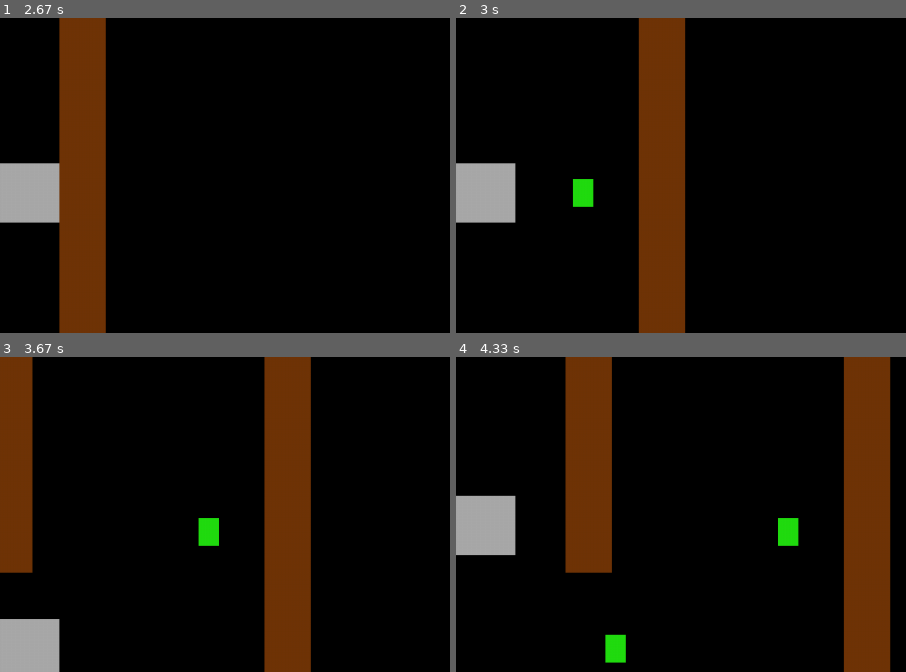
Above: before the commit, frames 1-4 (two rows, left to right).
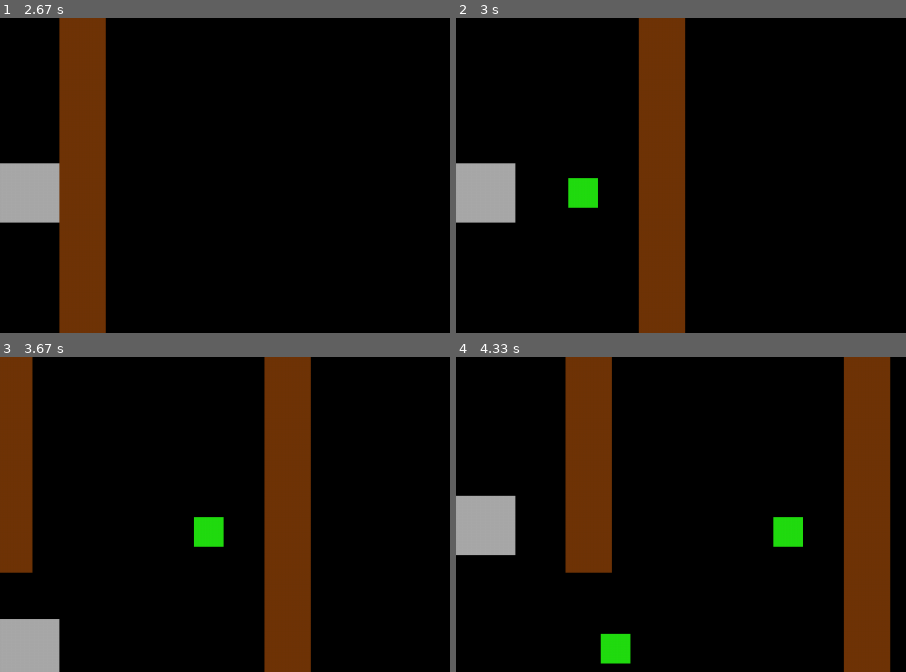
Above: after the commit, the same moments.

Repository: Danya0x07/Ghost-Hunter
Game: pygame game, started from main.py
The game is run twice, just before and just after one commit, with the same random seed, the same clock (stepped at 60 frames per second) and the same inputs.
Inputs (mouse positions are % of the whole screen's width and height, from its top left):
- Up to frame 1 (2.67 s): click (50, 43) at 0.38 s; tap Space at 0.67, 1.07, 1.37, 1.57 s; hold D 1-1.47 s; hold W 1.5-1.8 s; click (60, 72) at 1.88 s
- Up to frame 2 (3 s): hold A from 2.67 s (still down); tap Space at 2.73 s
- Up to frame 3 (3.67 s): tap Space at 3.03, 3.3, 3.63 s; release A at 3.2 s; hold S 3.23-3.53 s; hold A from 3.57 s (still down)
- Up to frame 4 (4.33 s): tap Space at 3.93, 4.07 s; release A at 3.97 s; hold W from 4 s (still down)
The pictures show only the part of the screen within x 50-100%, y 36-86%; the shares and areas given below are measured in that part.

Frame 1 is identical in both runs. In frame 2, 0.3% of the frame differs, in the area x 24-32%, y 50-61%; in frame 3, 0.3%; in frame 4, 0.6%, in the area x 32-78%, y 50-98%.

Commit message:
Ловушки теперь плотные для привидений, при этом последние не исчезают при столкновении.

Diff:
--- a/config.py
+++ b/config.py
@@ -43,7 +43,7 @@
 ENEMY_PLASMA_COLOR = Color('#00FF3B')
 ENEMY_PLASMA_OFFSET = (-25, -15)
 
-TRAP_SIZE = (TRAP_WIDTH, TRAP_HEIGHT) = (22, 30)
+TRAP_SIZE = (TRAP_WIDTH, TRAP_HEIGHT) = (32, 32)
 TRAP_COLOR = Color('#22DD11')
 TRAP_TIMEOUT = 40
 
--- a/trap.py
+++ b/trap.py
@@ -6,13 +6,9 @@
 
     def __init__(self, center):
         super().__init__(TRAP_SIZE, TRAP_COLOR, center=center)
-        self.timeout = 0
 
     def update(self, scene):
-        if self.timeout < TRAP_TIMEOUT:
-            self.timeout += 1
-            return
         enemy = self.check_collision(self.rect, scene.enemies)
         if enemy:
-            scene.player.score += 1
-            scene.enemies.remove(enemy)
+            enemy.handle_collision(enemy.frame_rect, self.rect, enemy.x_vel, enemy.y_vel)
+            enemy.change_direction(enemy.x_vel, enemy.y_vel)
